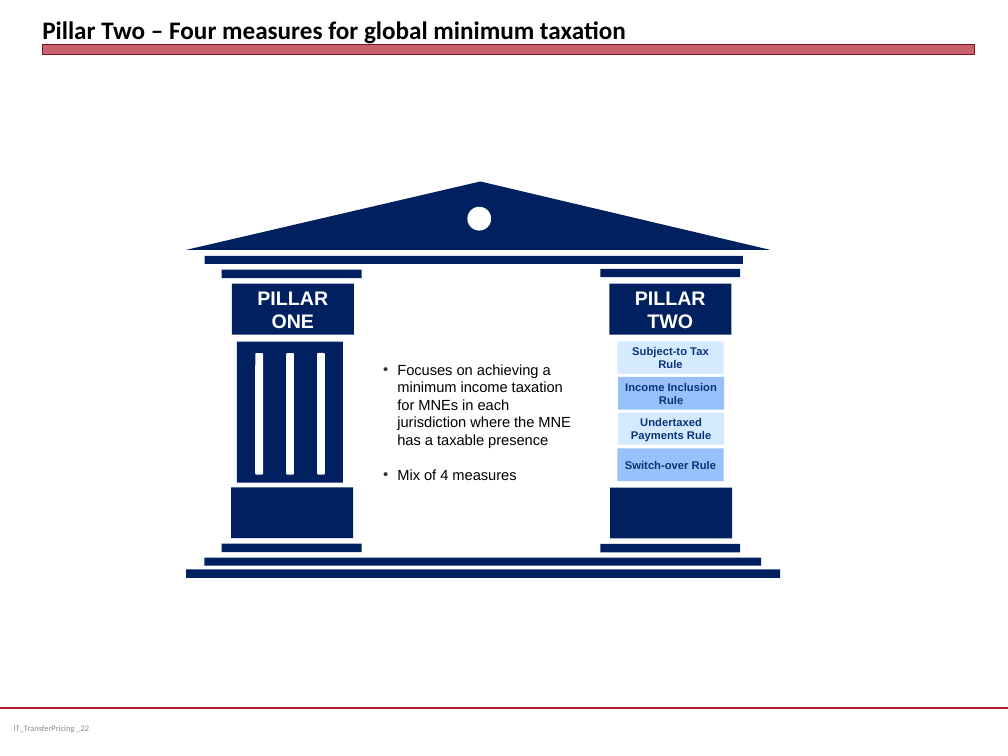
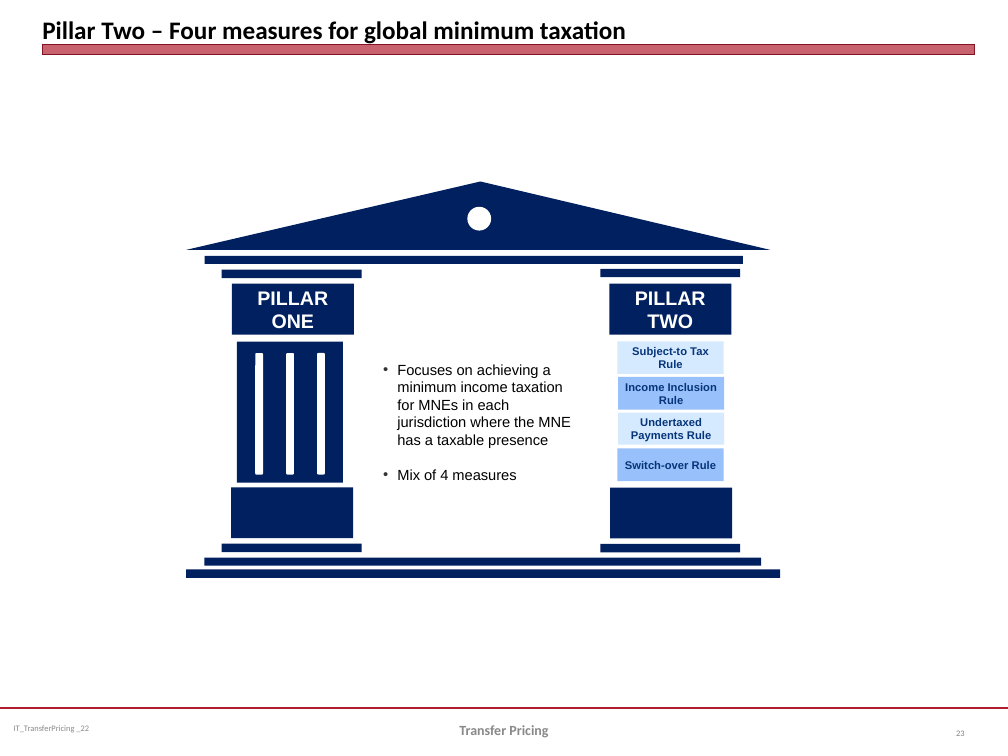
Before and after one commit to jmc877/International-Tax, a slide deck: slide 23 of slides/IT_TransferPricing_2022.pptx. Drawn at 1008x756 pixels with LibreOffice and Linux fonts; fonts in the diff are those of the drawing. Boxes give left, top, right and bottom in pixels: in the first picture for what was removed or moved away, otherwise in the second. Text is boxed around its words. In the diff, an @@ line names an element or a change of style, - is before the commit and + after.

```diff
--- a/slides/IT_TransferPricing_2022.pptx
+++ b/slides/IT_TransferPricing_2022.pptx
@@ text added at bbox=[459, 725, 548, 737], 10 pt, text #898989, bold @@
+Transfer Pricing
@@ page number added at bbox=[956, 730, 965, 736], 6 pt, text #808080 @@
+23
```
Also in this commit, not shown: 2 other slides changed, 3 slides added.
